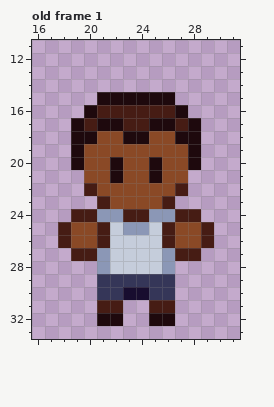
Two states of a pixel-art file, DetentionProject/Aseprite/Npc's/Juliano.aseprite. The first picture shows the starting point.
48x48 pixels, 2 frames. Shown: old frame 1: x 16..31, y 11..33. The commit also changed other frames, which this record leaves out.
After the commit:
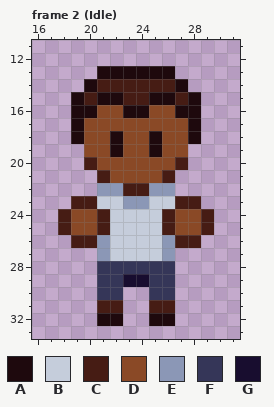
Palette (. is transparent): A #1e090d  B #c5cddb  C #461c14  D #8a4926  E #8b97b6  F #353658  G #180d2f
A new or re-ordered frame is compared with the old frame closest to it.
From the commit log: All npcs idle sprites
Diff:
frames re-ordered
Changed rows in their new state; - is an unchanged pixel.
Frame 2 (Idle) against old frame 1, layers "hands", "head", "body":
first column x 18:
13 ---AAAAAA---
14 --ACCCCCCA--
15 -AC--CC--CA-
16 -A-DDAADD-A-
17 --DDDDDDDD--
18 --D-ADDA-D--
19 -.--A--A--.-
20 -.C-D--D-C.-
21 --.CD--DC.--
22 --.EECCEE.--
23 -CCBBEEBBCC-
24 CDDCBBBBCDDC
25 -----BB-----
26 .CCE----ECC.
27 -..------..-
28 ---FFFFFF---
29 -----GG-----
30 -----..-----
Changed places in both pictures, as pixel boxes (x1, y1, x2, y2):
changed: (58, 66, 214, 300)
